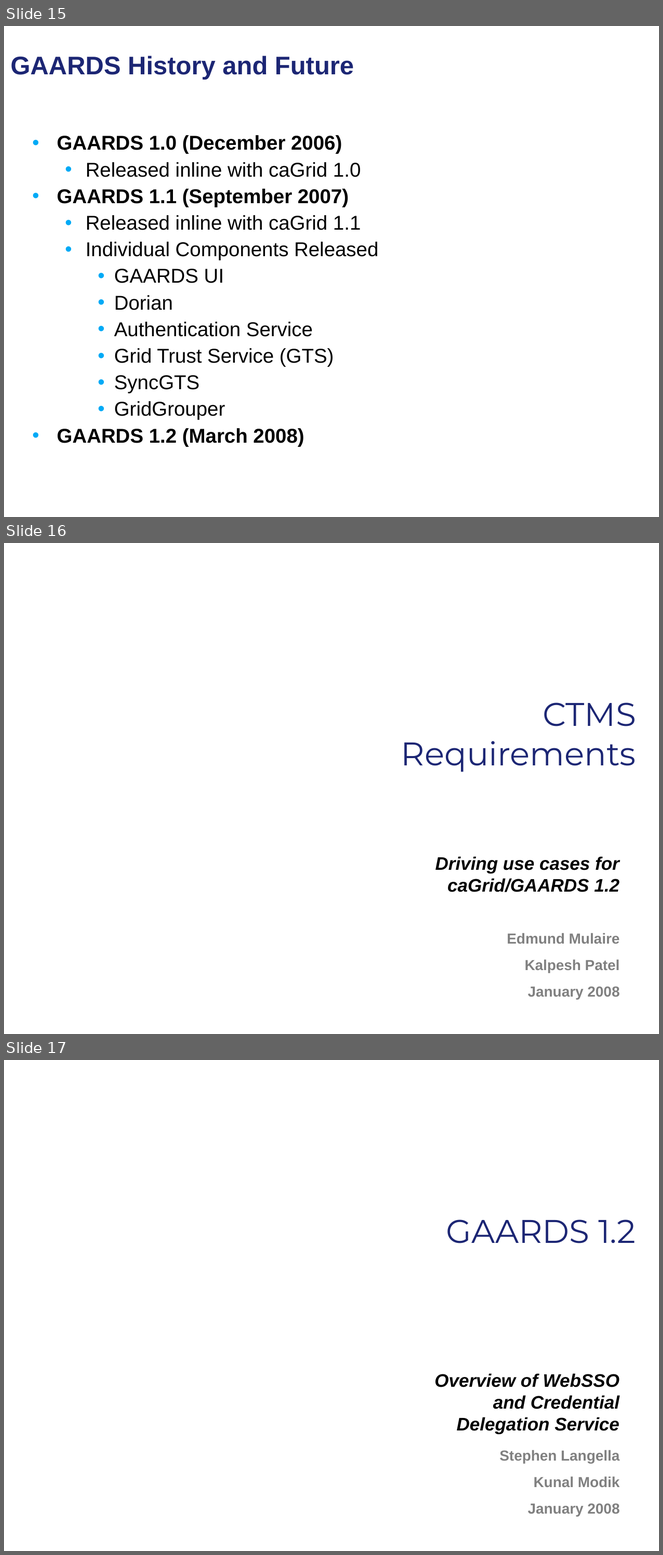
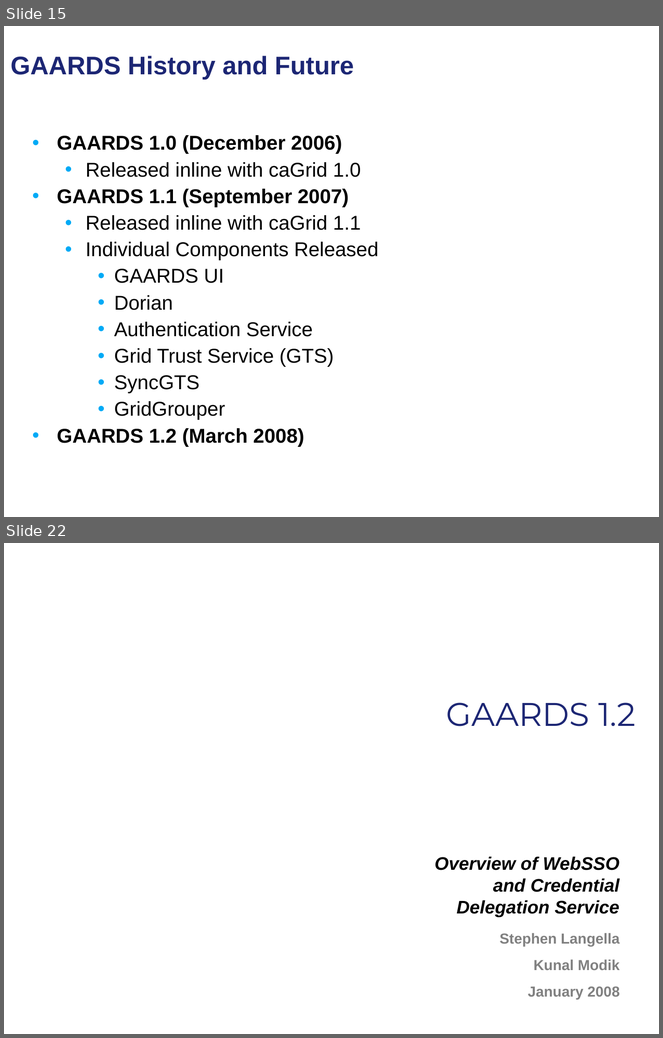
Before and after one commit to NCIP/cagrid-portal, a slide deck: cagrid-1-0/Documentation/presentations/security/gaards-arch-vcde-f2f-january-2008.ppt. Shown one above the other, each under a label of ours: slides 15, 16 and 17 before the commit, slides 15 and 22 after it; the slides between them are not shown. The pictures are 663x1555 and 663x1038 pixels, drawn with LibreOffice and Linux fonts; fonts in the diff are those of the drawing; background and template pictures are left out. Boxes give left, top, right and bottom in pixels: in the first picture for what was removed or moved away, otherwise in the second. Text is boxed around its words. In the diff, an @@ line names an element or a change of style, - is before the commit and + after.

```diff
--- a/cagrid-1-0/Documentation/presentations/security/gaards-arch-vcde-f2f-january-2008.ppt
+++ b/cagrid-1-0/Documentation/presentations/security/gaards-arch-vcde-f2f-january-2008.ppt
@@ slide 16 removed at (x1=4, y1=543, x2=659, y2=1034), background picture (left out) @@
@@ title removed at (x1=401, y1=703, x2=636, y2=772) @@
-CTMS Requirements
@@ subtitle removed at (x1=436, y1=857, x2=620, y2=892) @@
-Driving use cases for caGrid/GAARDS 1.2
@@ text removed at (x1=507, y1=934, x2=620, y2=1000) @@
-Edmund Mulaire
-Kalpesh Patel
-January 2008
@@ what was slide 17 is now slide 22 @@
```
Also in this commit, not shown: 6 slides added.
